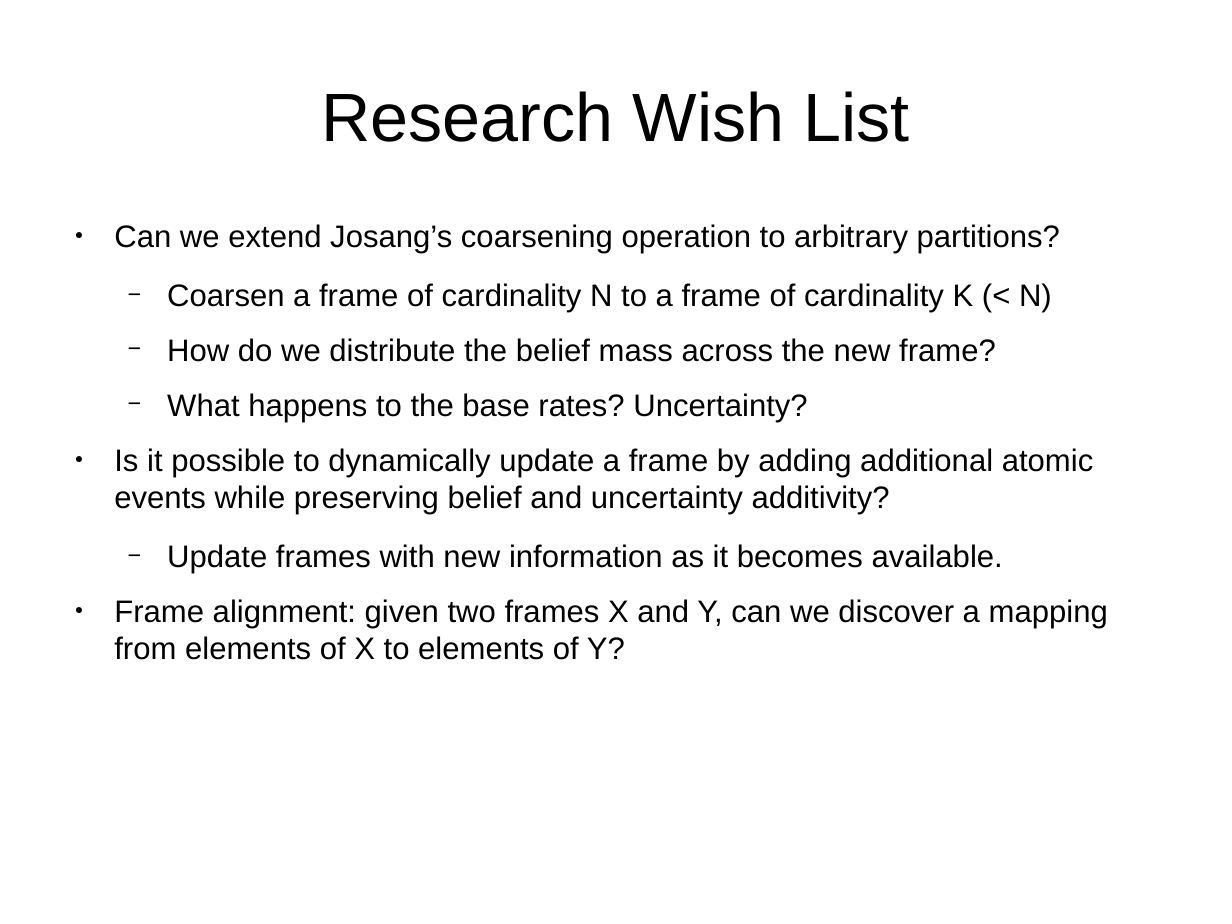
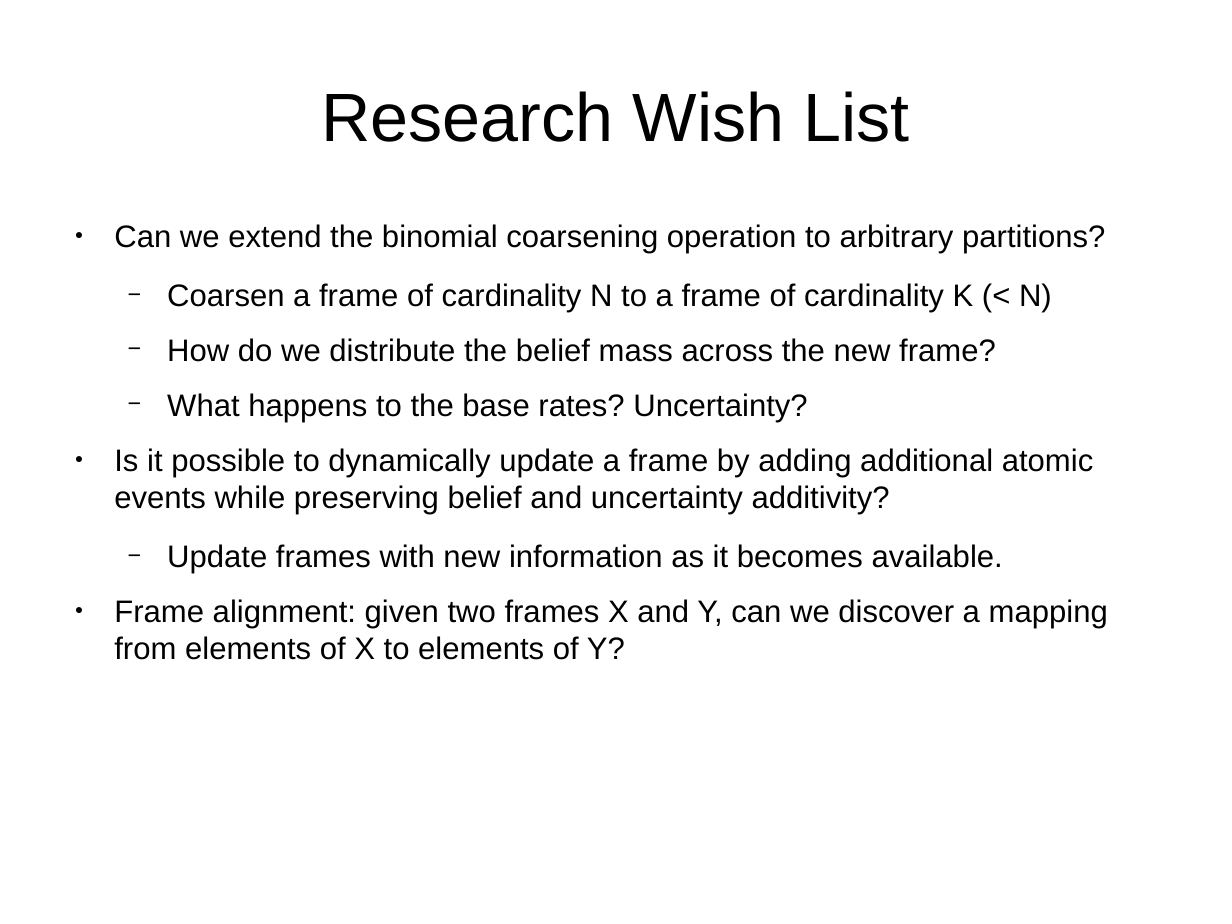
Before and after one commit to bstamour/SLHS, a slide deck: slide 39 of docs/proposal-from-bob.odp (slide 36 before the commit). Drawn at 1232x924 pixels with LibreOffice and Linux fonts; fonts in the diff are those of the drawing. Boxes give left, top, right and bottom in pixels: in the first picture for what was removed or moved away, otherwise in the second. Text is boxed around its words. In the diff, an @@ line names an element or a change of style, - is before the commit and + after.

```diff
--- a/docs/proposal-from-bob.odp
+++ b/docs/proposal-from-bob.odp
@@ text at bbox=[114, 224, 1105, 253]: text changed @@
-● Can we extend Josang’s coarsening operation to arbitrary partitions?
+● Can we extend the binomial coarsening operation to arbitrary partitions?
```
Also in this commit, not shown: 7 other slides changed.
